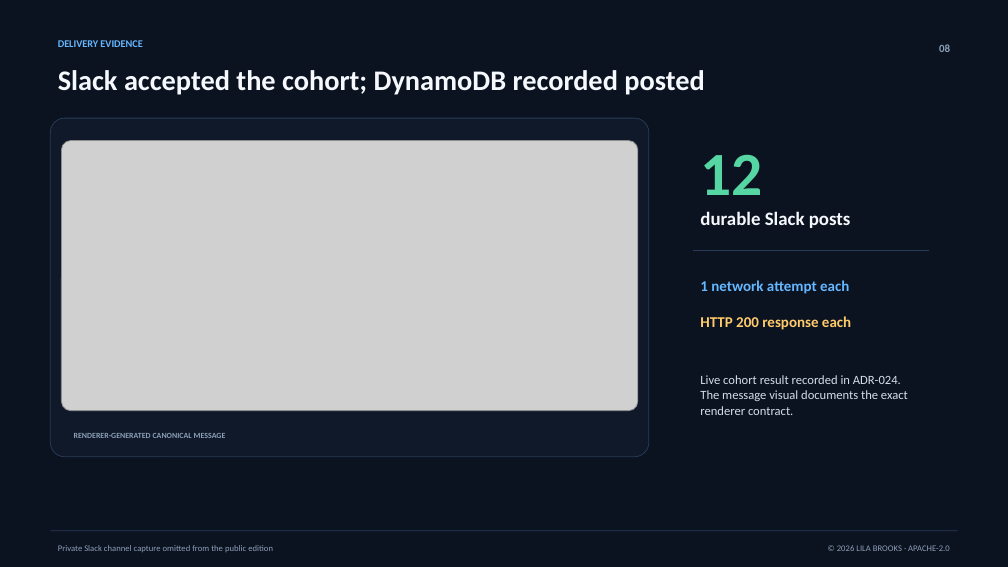
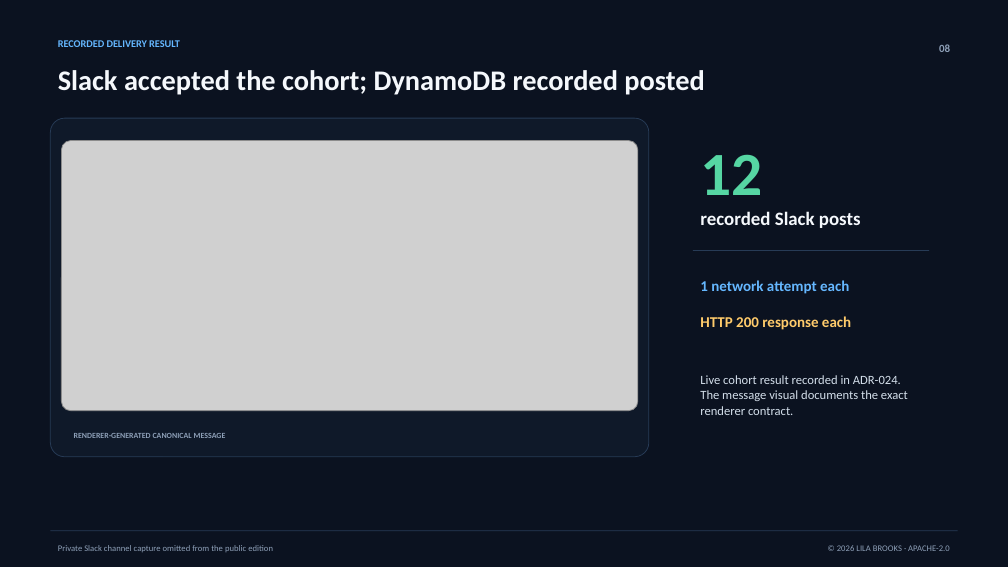
Before and after one commit to lilabrooks/aws-public-change-feed, a slide deck: slide 8 of site/media/mvp-evidence-v2/aws-public-change-alerting-mvp-evidence-v2.pptx. Drawn at 1008x567 pixels with LibreOffice and Linux fonts; fonts in the diff are those of the drawing; grey boxes stand for pictures. Boxes give left, top, right and bottom in pixels: in the first picture for what was removed or moved away, otherwise in the second. Text is boxed around its words. In the diff, an @@ line names an element or a change of style, - is before the commit and + after.

Commit message:
docs: replace abstract MVP language with concrete system behavior (#160)
Update the README, site, diagram, walkthrough, video, captions, deck, PDF, and governing prose to name the matched fields, AWS services, delivery states, and recorded results directly.\n\nThis is a documentation, site, and media change only. It does not change matcher configuration, runtime behavior, contracts, trust boundaries, or delivery guarantees, so no ADR or application-package rebuild is required. The corpus evaluator still reports 1.000 precision and 1.000 recall.

```diff
--- a/site/media/mvp-evidence-v2/aws-public-change-alerting-mvp-evidence-v2.pptx
+++ b/site/media/mvp-evidence-v2/aws-public-change-alerting-mvp-evidence-v2.pptx
@@ text at [58, 40, 180, 47]: text changed @@
-DELIVERY EVIDENCE
+RECORDED DELIVERY RESULT
@@ text at [700, 211, 861, 228]: text changed @@
-durable Slack posts
+recorded Slack posts
```
Also in this commit, not shown: 6 other slides changed, 23 other files.
